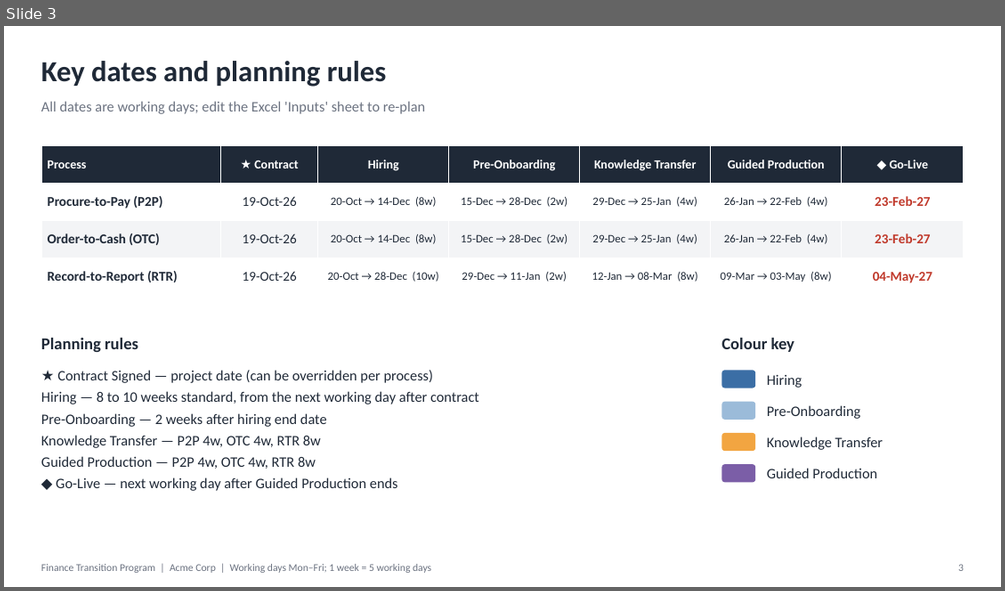
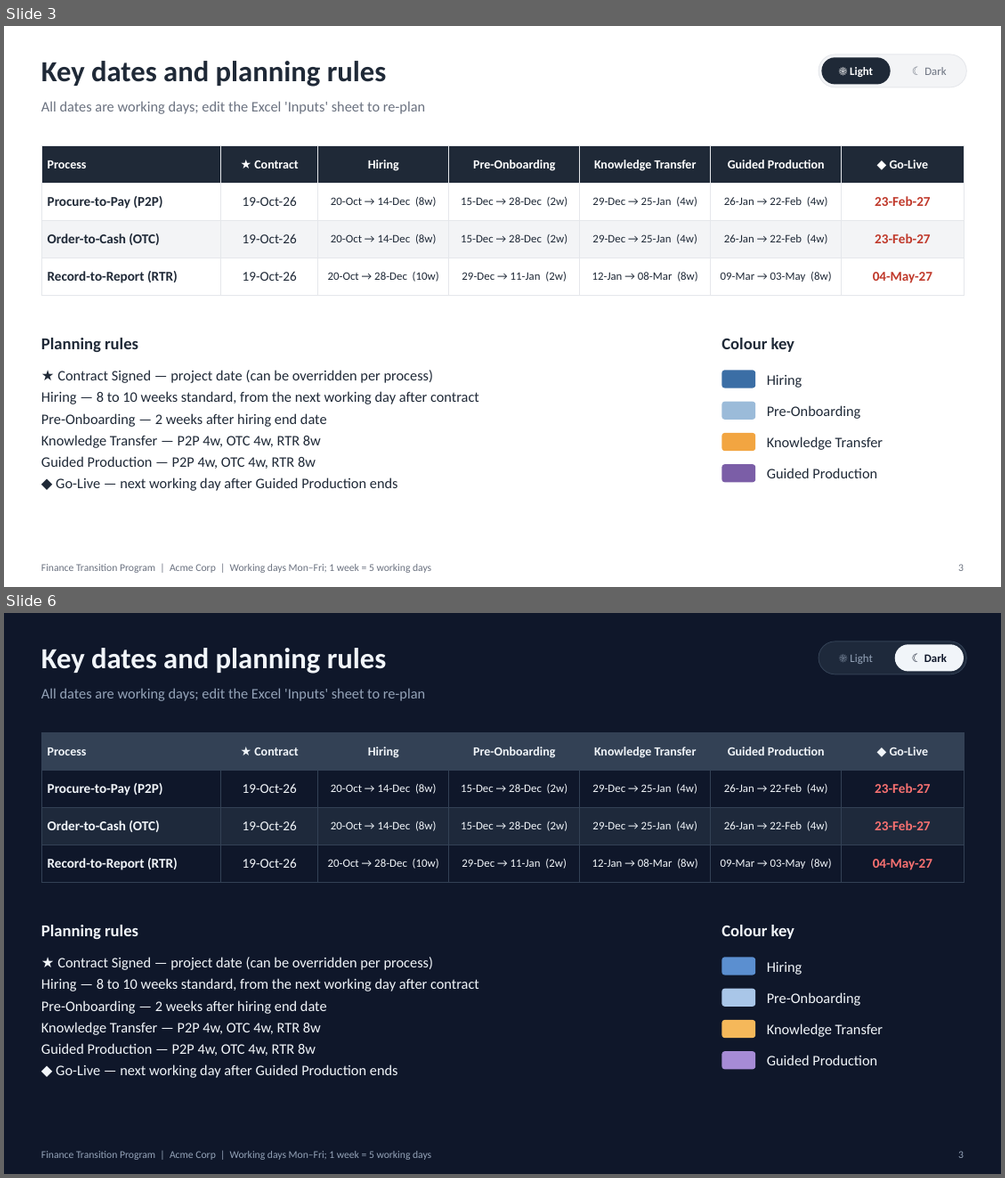
Before and after one commit to possaiden/demo, a slide deck: output/Project_Plan.pptx. Shown one above the other, each under a label of ours: slide 3 before the commit, slides 3 and 6 after it; the slides between them are not shown. The pictures are 1005x591 and 1005x1178 pixels, drawn with LibreOffice and Linux fonts; fonts in the diff are those of the drawing. Boxes give left, top, right and bottom in pixels: in the first picture for what was removed or moved away, otherwise in the second. Text is boxed around its words. In the diff, an @@ line names an element or a change of style, - is before the commit and + after.

```diff
--- a/output/Project_Plan.pptx
+++ b/output/Project_Plan.pptx
@@ slide 6 added at (x1=4, y1=613, x2=1001, y2=1174), background #0F172A @@
@@ text added at (x1=41, y1=648, x2=386, y2=674), 28 pt, text #F1F5F9, bold @@
+Key dates and planning rules
@@ rounded rectangle added at (x1=818, y1=641, x2=966, y2=674), fill #1E293B, outline #334155 0.75 pt @@
@@ rounded rectangle added at (x1=821, y1=644, x2=890, y2=672), fill #1E293B, 11 pt, text #94A3B8 @@
+☀ Light
@@ rounded rectangle added at (x1=895, y1=644, x2=963, y2=672), fill #F1F5F9, 11 pt, text #0F172A, bold @@
+☾ Dark
@@ text added at (x1=41, y1=688, x2=425, y2=701), 14 pt, text #94A3B8 @@
+All dates are working days; edit the Excel 'Inputs' sheet to re-plan
@@ table added at (x1=41, y1=732, x2=963, y2=882), 4 rows, 7 columns @@
+Process | ★ Contract | Hiring | Pre-Onboarding | Knowledge Transfer | Guided Production | ◆ Go-Live
+Procure-to-Pay (P2P) | 19-Oct-26 | 20-Oct → 14-Dec (8w) | 15-Dec → 28-Dec (2w) | 29-Dec → 25-Jan (4w) | 26-Jan → 22-Feb (4w) | 23-Feb-27
+Order-to-Cash (OTC) | 19-Oct-26 | 20-Oct → 14-Dec (8w) | 15-Dec → 28-Dec (2w) | 29-Dec → 25-Jan (4w) | 26-Jan → 22-Feb (4w) | 23-Feb-27
+Record-to-Report (RTR) | 19-Oct-26 | 20-Oct → 28-Dec (10w) | 29-Dec → 11-Jan (2w) | 12-Jan → 08-Mar (8w) | 09-Mar → 03-May (8w) | 04-May-27
@@ text added at (x1=41, y1=925, x2=138, y2=939), 16 pt, text #F1F5F9, bold @@
+Planning rules
@@ text added at (x1=721, y1=925, x2=794, y2=939), 16 pt, text #F1F5F9, bold @@
+Colour key
@@ text added at (x1=41, y1=957, x2=479, y2=1078), 14 pt, text #F1F5F9 @@
+★ Contract Signed — project date (can be overridden per process)
+Hiring — 8 to 10 weeks standard, from the next working day after contract
+Pre-Onboarding — 2 weeks after hiring end date
+Knowledge Transfer — P2P 4w, OTC 4w, RTR 8w
+Guided Production — P2P 4w, OTC 4w, RTR 8w
+◆ Go-Live — next working day after Guided Production ends
@@ rounded rectangle added at (x1=722, y1=957, x2=755, y2=975), fill #5B8FD0 @@
@@ text added at (x1=767, y1=962, x2=802, y2=974), 14 pt, text #F1F5F9 @@
+Hiring
@@ rounded rectangle added at (x1=722, y1=989, x2=755, y2=1006), fill #A9C6E8 @@
@@ text added at (x1=767, y1=992, x2=861, y2=1005), 14 pt, text #F1F5F9 @@
+Pre-Onboarding
@@ rounded rectangle added at (x1=722, y1=1020, x2=755, y2=1038), fill #F5B85A @@
@@ text added at (x1=767, y1=1023, x2=882, y2=1037), 14 pt, text #F1F5F9 @@
+Knowledge Transfer
@@ rounded rectangle added at (x1=722, y1=1051, x2=755, y2=1070), fill #A68BD6 @@
@@ text added at (x1=767, y1=1054, x2=877, y2=1065), 14 pt, text #F1F5F9 @@
+Guided Production
@@ text added at (x1=41, y1=1151, x2=431, y2=1159), 10 pt, text #94A3B8 @@
+Finance Transition Program | Acme Corp | Working days Mon–Fri; 1 week = 5 working days
@@ text added at (x1=958, y1=1151, x2=963, y2=1158), 10 pt, text #94A3B8 @@
+3
@@ slide 3 changed as well @@
@@ rounded rectangle added at (x1=818, y1=54, x2=966, y2=87), fill #F3F4F6, outline #E5E7EB 0.75 pt @@
@@ rounded rectangle added at (x1=821, y1=57, x2=890, y2=85), fill #1F2937, 11 pt, text #FFFFFF, bold @@
+☀ Light
@@ rounded rectangle added at (x1=895, y1=57, x2=963, y2=85), fill #F3F4F6, 11 pt, text #6B7280 @@
+☾ Dark
@@ table at (x1=41, y1=145, x2=963, y2=295) @@
@@ borders changed @@
```
Also in this commit, not shown: 2 other slides changed, 2 other slides added, 8 other files.
